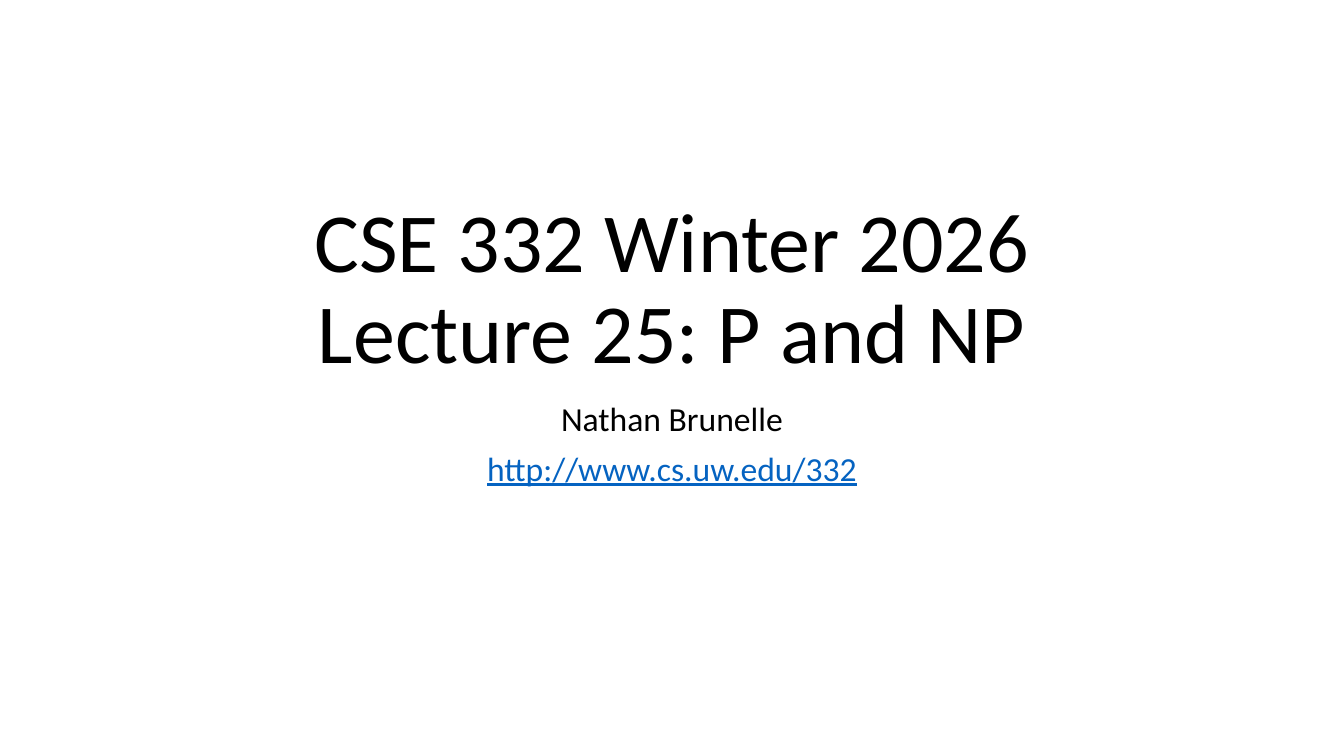
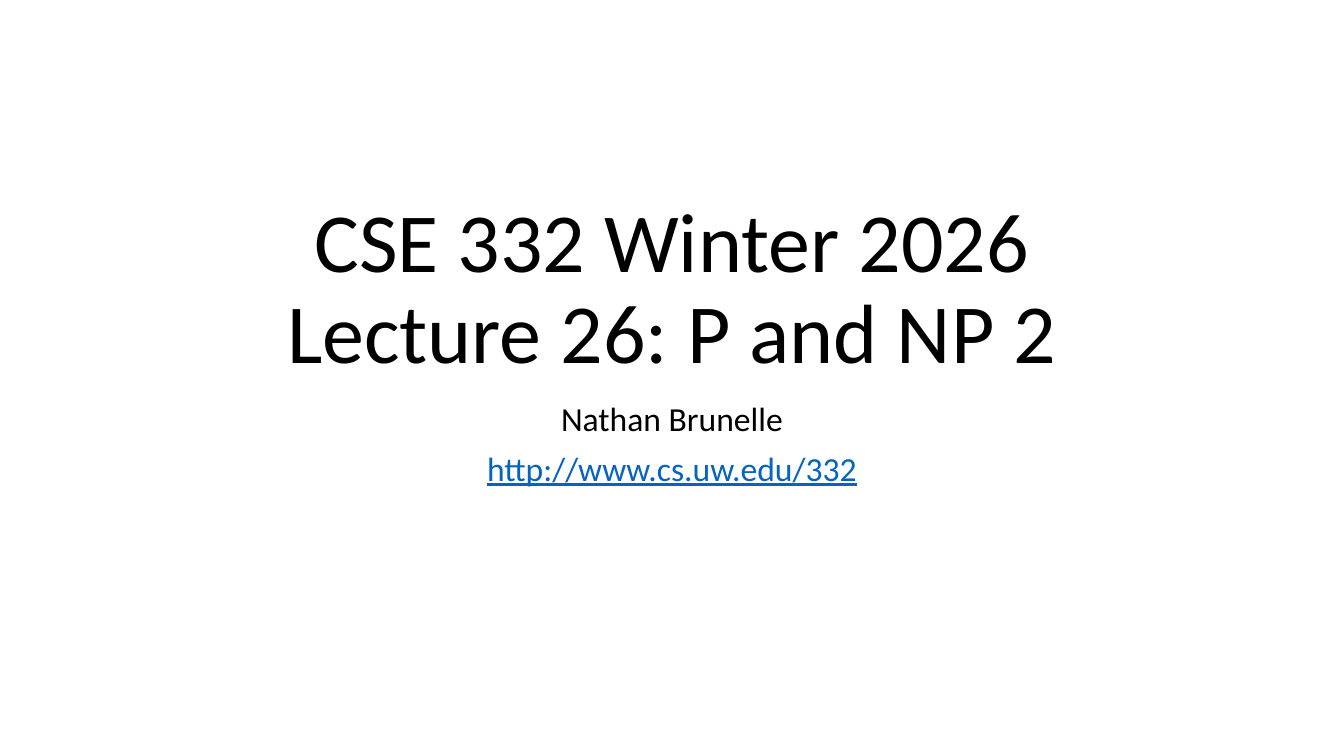
Before and after one commit to natebrunelle/cse332, a slide deck: slide 1 of markdown/files/slides/lecture26_p_np2.pptx. Drawn at 1344x756 pixels with LibreOffice and Linux fonts; fonts in the diff are those of the drawing. Boxes give left, top, right and bottom in pixels: in the first picture for what was removed or moved away, otherwise in the second. Text is boxed around its words. In the diff, an @@ line names an element or a change of style, - is before the commit and + after.

```diff
--- a/markdown/files/slides/lecture26_p_np2.pptx
+++ b/markdown/files/slides/lecture26_p_np2.pptx
@@ title at [287,214,1056,364]: text changed @@
-CSE 332 Winter 2026
-Lecture 25: P and NP
+CSE 332 Winter 2026
+Lecture 26: P and NP 2
```
Also in this commit, not shown: 8 other files.
